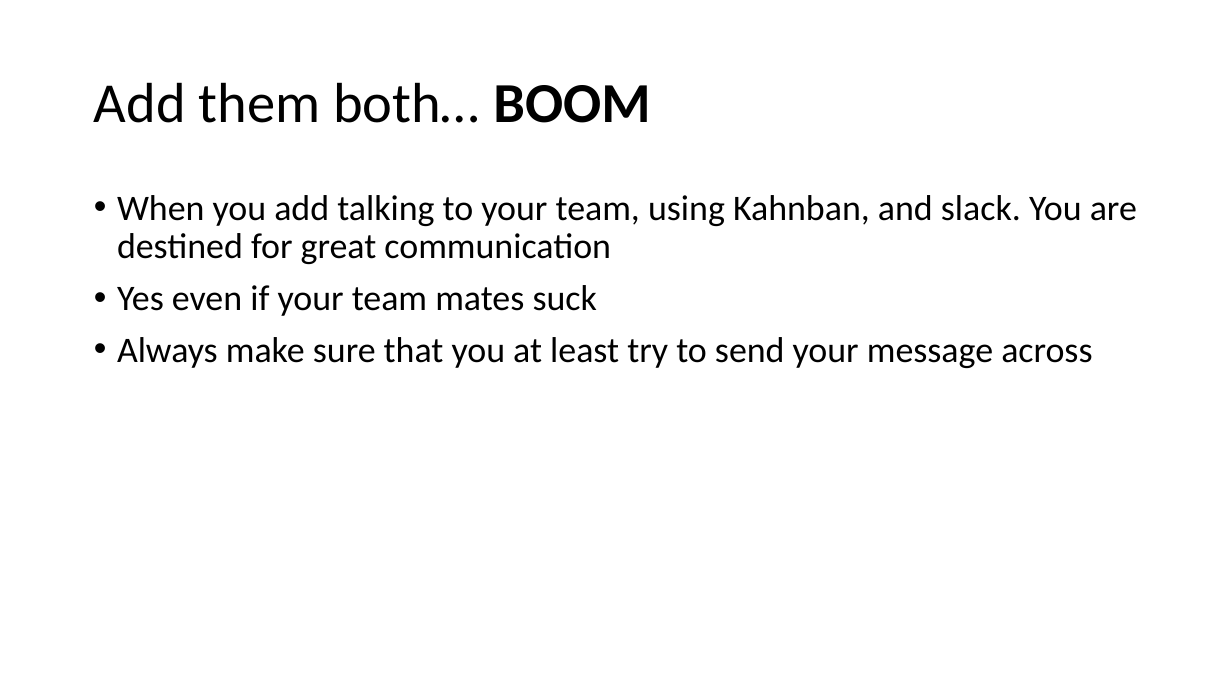
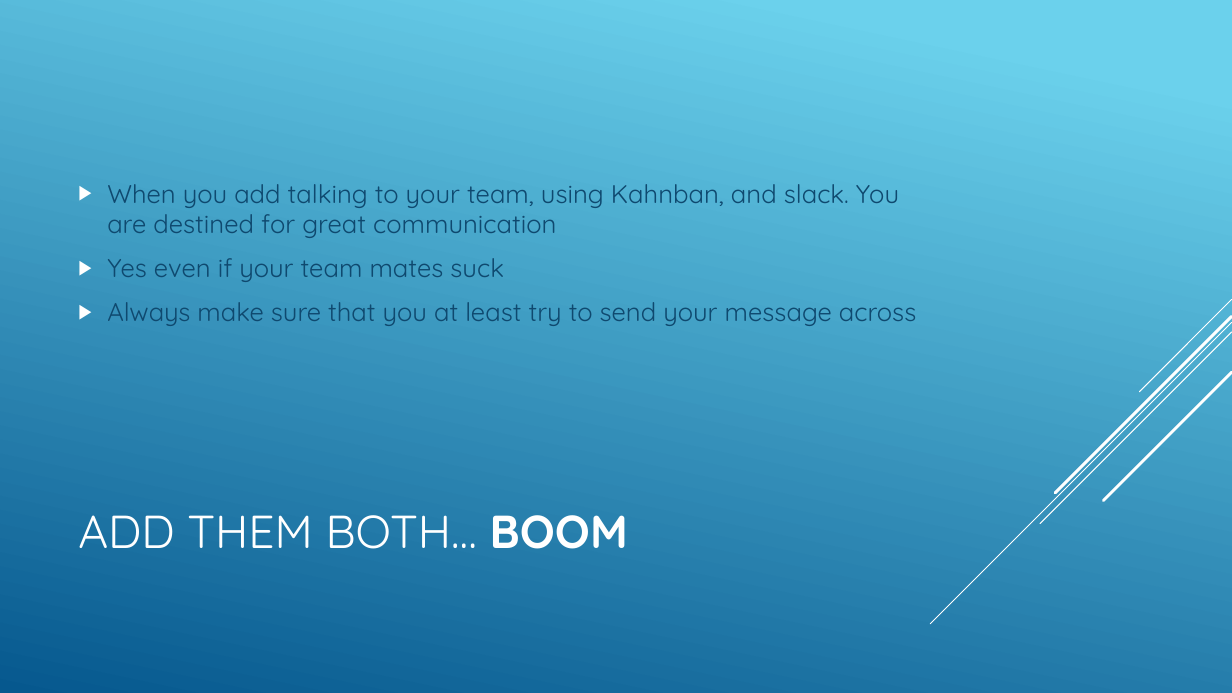
Before and after one commit to csmith1188/docpacs2122, a slide deck: slide 8 of docpac_mar18/Presentation.pptx. Drawn at 1232x693 pixels with LibreOffice and Linux fonts; fonts in the diff are those of the drawing. Boxes give left, top, right and bottom in pixels: in the first picture for what was removed or moved away, otherwise in the second. Text is boxed around its words. In the diff, an @@ line names an element or a change of style, - is before the commit and + after.

```diff
--- a/docpac_mar18/Presentation.pptx
+++ b/docpac_mar18/Presentation.pptx
@@ background #FFFFFF to gradient #6ED2EB to #06588E @@
@@ text "When you add talking to ...": place and size @@
-text "When you add talking to ..." at bbox=[117, 195, 1137, 368]
+text "When you add talking to ..." at bbox=[107, 184, 916, 326]
@@ text "When you add talking to ..." at bbox=[107, 184, 916, 326]: size 28 to 20 pt, font Calibri to Quicksand, text colour #000000 to #0F496F; bullet • to ▶; line spacing 0.9 to 1; vertical alignment top to middle @@
@@ group added at bbox=[931, 299, 1232, 624]: 5 lines @@
@@ title at bbox=[78, 515, 628, 549]: text changed; size 44 to 36 pt; font Calibri to Quicksand; text colour #000000 to #FFFFFF @@
-Add them both… BOOM
+ADD THEM BOTH… BOOM
```
Also in this commit, not shown: 11 other slides changed, 1 slide added, 1 slide removed.
